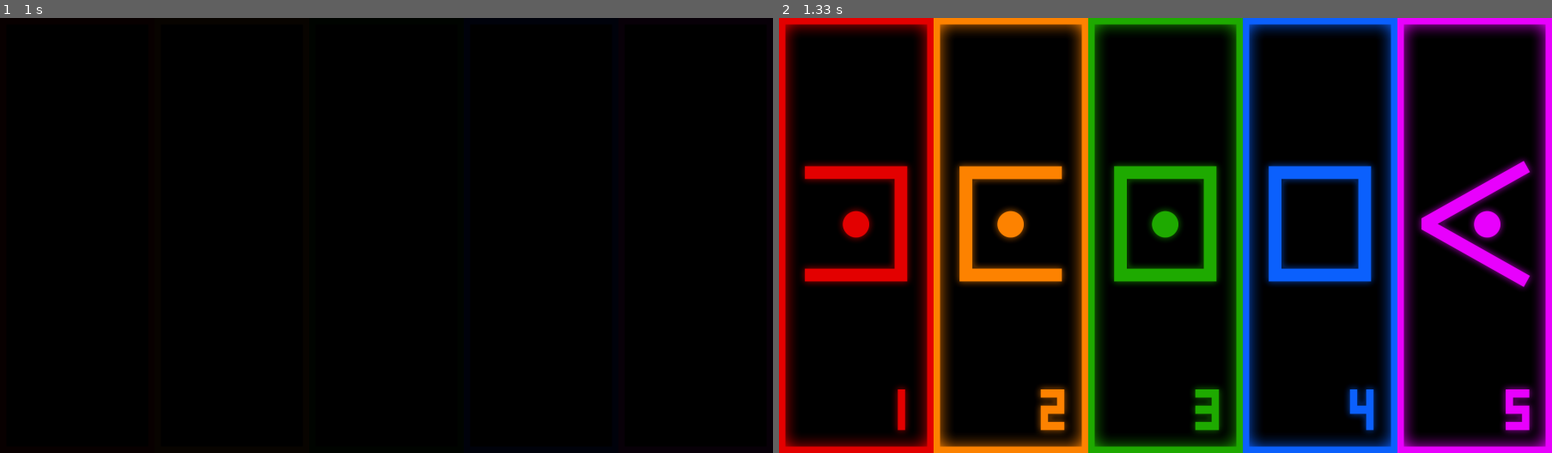
Above: before the commit, frames 1-2 (left to right).
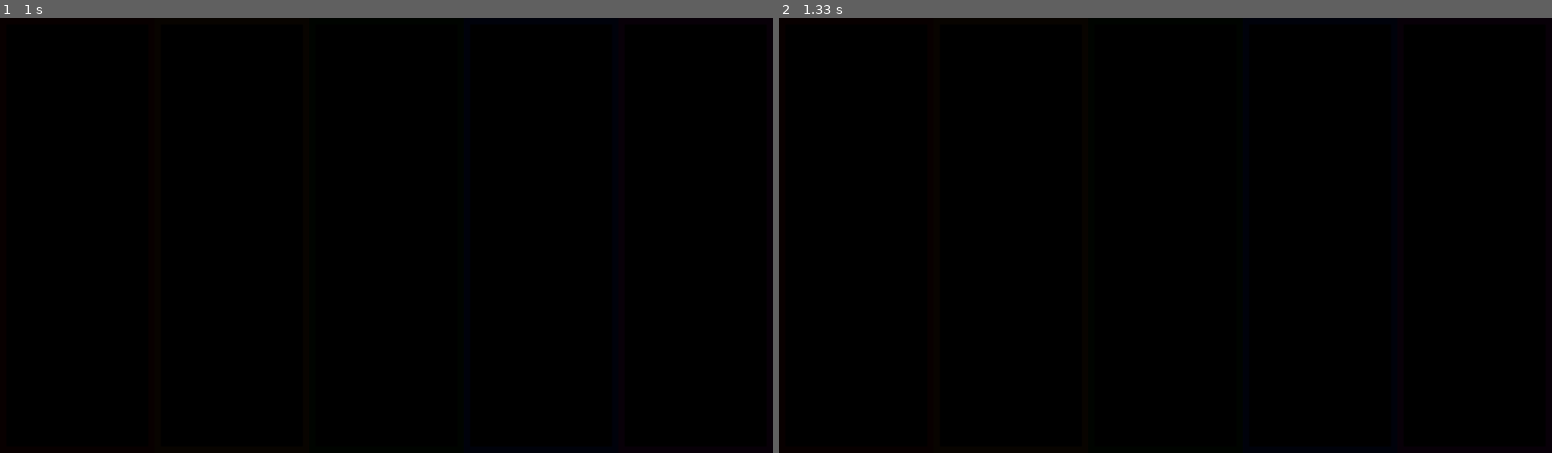
Above: after the commit, the same moments.

Repository: adambauman/python-summit-cipher
Game: pygame game, started from gs_summit_pygame.py
Same seed, same stepped clock (60 frames per second), same inputs: the game is played once before the commit and once after it.
Inputs:
- Up to frame 1 (1 s): no input
- Up to frame 2 (1.33 s): no input

Frame 1 is identical in both runs. In frame 2, 37% of the frame differs, in the area x 0-100%, y 0-100%.

Commit message:
Added GPIO into pygame code, basic funtions complete

Diff:
--- a/gs_summit_gui_test.py
+++ /dev/null
@@ -1,74 +0,0 @@
-import tkinter
-import tkinter.font
-import sys
-
-#Window Configuration
-window = tkinter.Tk()
-window.title("GS Summit Test")
-window_font_main = tkinter.font.Font(family = "Helvetica", size = 12, weight = "bold")
-window.configure(background = "#FFFFFF")
-window.attributes("-zoomed", True)
-window.attributes("-fullscreen", True)
-
-def ExitButton():
-    window.destroy()
-
-#Main Program Loop
-
-    #Cipher Panel Configuration
-light_panel_color = '#251400'
-dark_panel_color = '#180c00'
-panel_1_image = tkinter.PhotoImage(file="./panel1.png")
-panel_2_image = tkinter.PhotoImage(file="./panel2.png")
-panel_3_image = tkinter.PhotoImage(file="./panel3.png")
-panel_4_image = tkinter.PhotoImage(file="./panel4.png")
-panel_5_image = tkinter.PhotoImage(file="./panel5.png")
-
-panel_1_label = tkinter.Label(
-    window,
-    background = light_panel_color,
-    image = panel_1_image,
-    height = 1080, width = 384)
-panel_1_label.grid(row = 0, column = 0, sticky = tkinter.W)
-
-panel_2_label = tkinter.Label(
-    window,
-    background = dark_panel_color,
-    image = panel_2_image,
-    height = 1080, width = 384)
-panel_2_label.grid(row = 0, column = 1, sticky = tkinter.W)
-
-panel_3_label = tkinter.Label(
-    window,
-    background = light_panel_color,
-    image = panel_3_image,
-    height = 1080, width = 384)
-panel_3_label.grid(row = 0, column = 2, sticky = tkinter.W)
-
-panel_4_label = tkinter.Label(
-    window,
-    background = dark_panel_color,
-    image = panel_4_image,
-    height = 1080, width = 384)
-panel_4_label.grid(row = 0, column = 3, sticky = tkinter.W)
-
-panel_5_label = tkinter.Label(
-    window,
-    background = light_panel_color,
-    image = panel_5_image,
-    height = 1080, width = 384)
-panel_5_label.grid(row = 0, column = 4, sticky = tkinter.W)
-
-
-#test_button = tkinter.Button(
-#    window,
-#    text="EXIT",
-#    font = window_font_main,
-#    command = ExitButton,
-#    bg = "bisque2",
-#    height = 500, width = 500)
-#cat_image = tkinter.PhotoImage(file="./cat.png")
-#test_button["image"] = cat_image
-#test_button.grid(row=0, sticky = tkinter.E)
-
-tkinter.mainloop()
--- a/gs_summit_pygame.py
+++ b/gs_summit_pygame.py
@@ -1,8 +1,30 @@
 import pygame
+import RPi.GPIO as GPIO
 import time
 
+# NOTE: (Adam) Setup
+g_answer_count = 5
+g_screen_resolution = (1920,1080)
+g_fullscreen = False
+g_matrix_output_pins = [4,17,27,22,5]
+g_matrix_input_pins = [18,23,24,25,12]
 g_cipher_panels = []
-g_answer_count = 5
+
+# NOTE: (Adam) Initialize GPIO
+try:
+    GPIO.setmode(GPIO.BCM)
+    for output_pin in g_matrix_output_pins:
+        GPIO.setup(output_pin, GPIO.OUT)
+        GPIO.output(output_pin, GPIO.LOW)
+
+    for input_pin in g_matrix_input_pins:
+        GPIO.setup(input_pin, GPIO.IN, pull_up_down = GPIO.PUD_DOWN)
+
+except:
+    print("GPIO setup error, exiting")
+    GPIO.cleanup()
+    quit()
+
 
 def LoadCipherPanels():
     g_cipher_panels.append(
@@ -36,6 +58,7 @@
          'starting_pos': (1536,0)
          })
 
+# IN pygame.display pygame_screen
 def DrawCipherPanels(pygame_screen):
     for single_panel in g_cipher_panels:
         if single_panel['is_active'] == True:
@@ -44,42 +67,60 @@
             pygame_screen.blit(single_panel['inactive_image'], single_panel['starting_pos'])
     pygame.display.flip()
 
-
+# IN pygame.display pygame_screen
 def ResetCipherPanels(pygame_screen):
     for single_panel in g_cipher_panels:
         single_panel['is_active'] = False
         pygame_screen.blit(single_panel['inactive_image'], single_panel['starting_pos'])
     pygame.display.flip()
 
+# IN int position_number
+# RETURN bool is_active
+def ReadAnswerMatrix(position_number):
+    is_active = False
+    GPIO.output(g_matrix_output_pins[position_number], GPIO.HIGH)
+    if GPIO.input(g_matrix_input_pins[position_number]):
+        is_active = True
+    GPIO.output(g_matrix_output_pins[position_number], GPIO.LOW)
+    return is_active
 
-def HandleQuit(pygame):
+# IN pygame pygame
+# RETURN bool quit_requested
+def CheckForQuit(pygame):
+    quit_requested = False
     for event in pygame.event.get():
         if event.type == pygame.QUIT:
-            running = False
-            pygame.quit()
+            quit_requested = True
+        if event.type == pygame.KEYDOWN and event.key == pygame.K_ESCAPE:
+            quit_requested = True
+    return quit_requested
+
+
 
 
 def main():
     pygame.init()
     pygame.display.set_caption("GS Summit Cipher")
-    screen = pygame.display.set_mode((1920, 1080))
-    screen.fill((0,128,128))
+    if g_fullscreen:
+        screen = pygame.display.set_mode(g_screen_resolution, pygame.FULLSCREEN)
+    else:
+        screen = pygame.display.set_mode(g_screen_resolution)
 
     LoadCipherPanels()
     ResetCipherPanels(screen)
 
-    running = True
-    while running:
-        ResetCipherPanels(screen)
-        time.sleep(1)
-        g_cipher_panels[0]['is_active'] = True
-        g_cipher_panels[1]['is_active'] = True
-        g_cipher_panels[2]['is_active'] = True
-        g_cipher_panels[3]['is_active'] = True
-        g_cipher_panels[4]['is_active'] = True
+    quit_requested = False
+    while quit_requested == False:
+        for answer_position in range(5):
+            g_cipher_panels[answer_position]['is_active'] = ReadAnswerMatrix(answer_position)
+
         DrawCipherPanels(screen)
-        time.sleep(1)
-        HandleQuit(pygame)
+        time.sleep(0.2)
+        quit_requested = CheckForQuit(pygame)
+
+    # NOTE: (Adam) Clean-up
+    pygame.quit()
+    GPIO.cleanup()
 
 if __name__ == "__main__":
     main()
